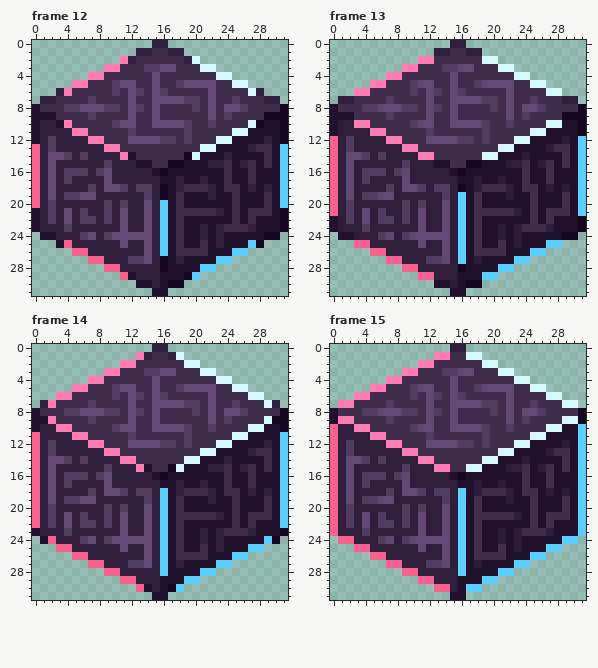
Pixel-art file, stored at sourceicons/cubes/neonoir/source.ase. This is how it looked before the edit.
32x32 pixels, 31 frames. Shown: frame 12, frame 13, frame 14, frame 15. The commit also changed other frames, which this record leaves out.
New version:
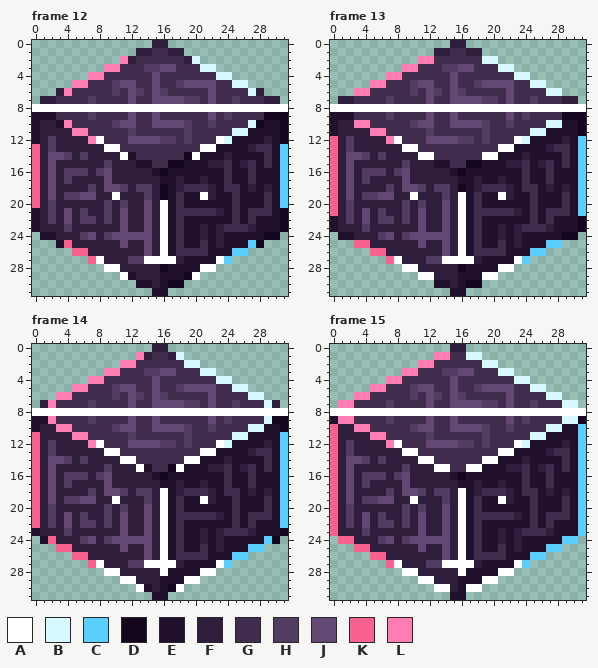
Palette (. is transparent): A #ffffff  B #d6f9ff  C #5aceff  D #15061f  E #20102c  F #2f1d3c  G #402c4d  H #523c62  J #624873  K #f9618f  L #ff7db3
What changed:
layer "Accents" now shown
layer "Eyes" now shown
layer "Heads" now shown
layer "Mouths" now shown
Frame 12:
y 8: x 0..31 EGGGHHJJJHHGJHGJGGGGHGJGJJHGGGGD -> AAAAAAAAAAAAAAAAAAAAAAAAAAAAAAAA
y 12: x 8 L -> A; x 23 B -> A
y 13: x 9..10 LL -> AA; x 21..22 BB -> AA
y 14: x 11 L -> A; x 20 B -> A
y 19: x 10 F -> A; x 21 E -> A
y 20..26: x 16 C -> A
y 27: x 8 K -> A; x 14..17 JFDE -> AAAA; x 23 C -> A
y 28: x 9..10 KK -> AA; x 21..22 CC -> AA
y 29: x 11 K -> A; x 20 C -> A
Frame 13:
y 8: x 0..31 EGGGHHJJJHHGJHGJGGGGHGJGJJHGGGGD -> AAAAAAAAAAAAAAAAAAAAAAAAAAAAAAAA
y 12: x 8 L -> A; x 23 B -> A
y 13: x 9..10 LL -> AA; x 21..22 BB -> AA
y 14: x 11..12 LL -> AA; x 19..20 BB -> AA
y 19: x 10 F -> A; x 16 C -> A; x 21 E -> A
y 20..26: x 16 C -> A
y 27: x 8 K -> A; x 14..17 JFCE -> AAAA; x 23 C -> A
y 28: x 9..10 KK -> AA; x 21..22 CC -> AA
y 29: x 11..12 KK -> AA; x 19..20 CC -> AA
Frame 14:
y 8: x 0..31 EGGGHHJJJHHGJHGJGGGGHGJGJJHGGGGD -> AAAAAAAAAAAAAAAAAAAAAAAAAAAAAAAA
y 12: x 8 L -> A; x 23 B -> A
y 13: x 9..10 LL -> AA; x 21..22 BB -> AA
y 14: x 11..12 LL -> AA; x 19..20 BB -> AA
y 15: x 13 L -> A; x 18 B -> A
y 18: x 16 C -> A
y 19: x 10 F -> A; x 16 C -> A; x 21 E -> A
y 20..26: x 16 C -> A
y 27: x 8 K -> A; x 14..17 JFCE -> AAAA; x 23 C -> A
y 28: x 9..10 KK -> AA; x 16 C -> A; x 21..22 CC -> AA
y 29: x 11..12 KK -> AA; x 19..20 CC -> AA
y 30: x 13 K -> A; x 18 C -> A
Frame 15:
y 8: x 0..31 EGGGHHJJJHHGJHGJGGGGHGJGJJHGGGGD -> AAAAAAAAAAAAAAAAAAAAAAAAAAAAAAAA
y 12: x 8 L -> A; x 23 B -> A
y 13: x 9..10 LL -> AA; x 21..22 BB -> AA
y 14: x 11..12 LL -> AA; x 19..20 BB -> AA
y 15: x 13..14 LL -> AA; x 17..18 BB -> AA
y 18: x 16 C -> A
y 19: x 10 F -> A; x 16 C -> A; x 21 E -> A
y 20..26: x 16 C -> A
y 27: x 8 K -> A; x 14..17 JFCE -> AAAA; x 23 C -> A
y 28: x 9..10 KK -> AA; x 16 C -> A; x 21..22 CC -> AA
y 29: x 11..12 KK -> AA; x 19..20 CC -> AA
y 30: x 13..14 KK -> AA; x 17..18 CC -> AA
